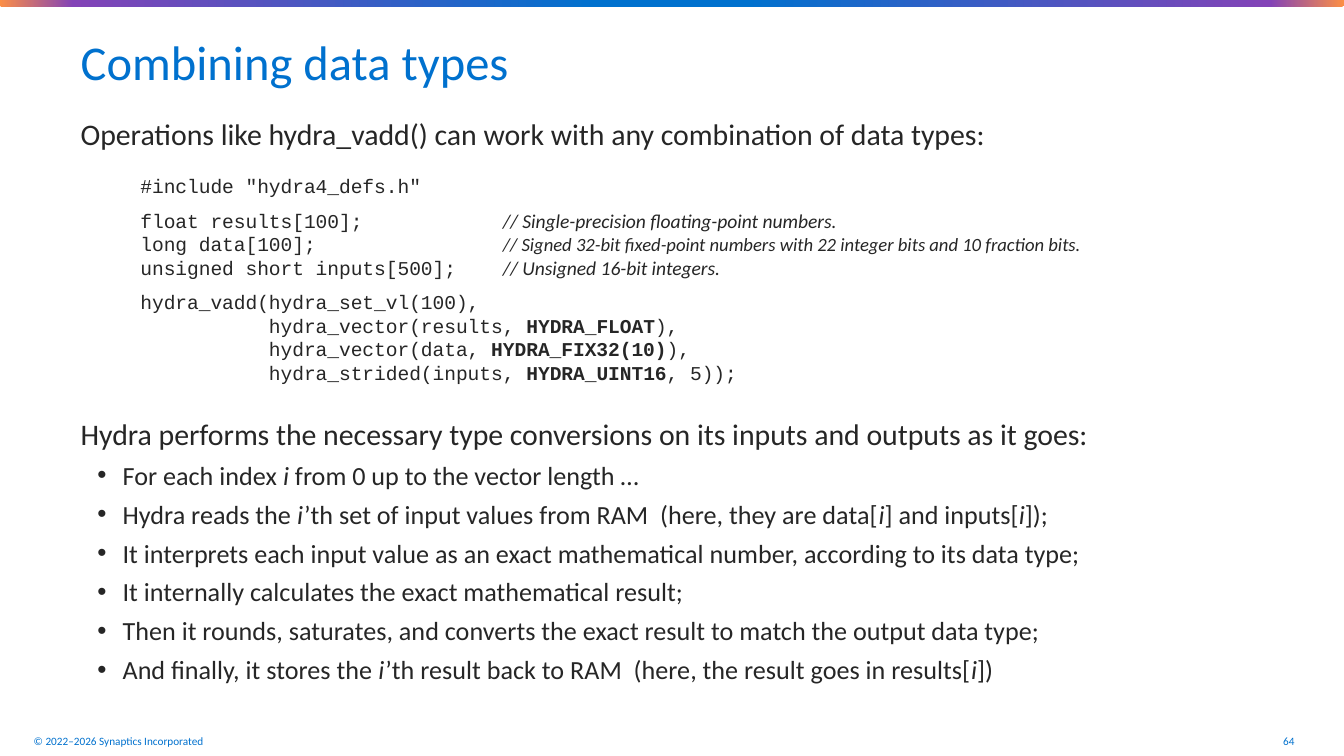
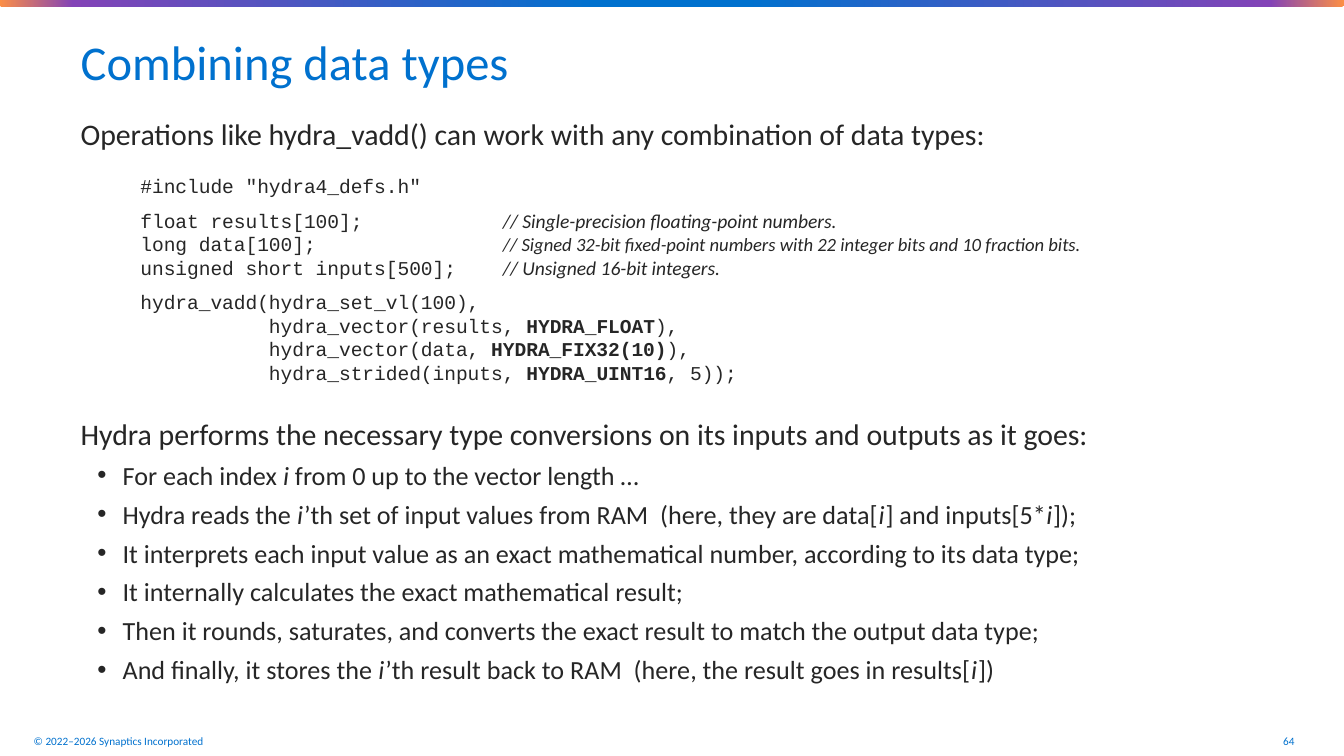
Before and after one commit to synaptics-public/synaptics-hydra, a slide deck: slide 64 of doc/hydra4-architecture-overview.pptx. Drawn at 1344x756 pixels with LibreOffice and Linux fonts; fonts in the diff are those of the drawing; background and template pictures are left out. Boxes give left, top, right and bottom in pixels: in the first picture for what was removed or moved away, otherwise in the second. Text is boxed around its words. In the diff, an @@ line names an element or a change of style, - is before the commit and + after.

Commit message:
Various improvements to the Hydra slide deck.

```diff
--- a/doc/hydra4-architecture-overview.pptx
+++ b/doc/hydra4-architecture-overview.pptx
@@ text at bbox=[123, 505, 1076, 529]: text changed @@
-  • Hydra reads the i’th set of input values from RAM (here, they are data[i] and inputs[i]);
+  • Hydra reads the i’th set of input values from RAM (here, they are data[i] and inputs[5*i]);
```
Also in this commit, not shown: 52 other slides changed, 2 slides added, 1 other file.
